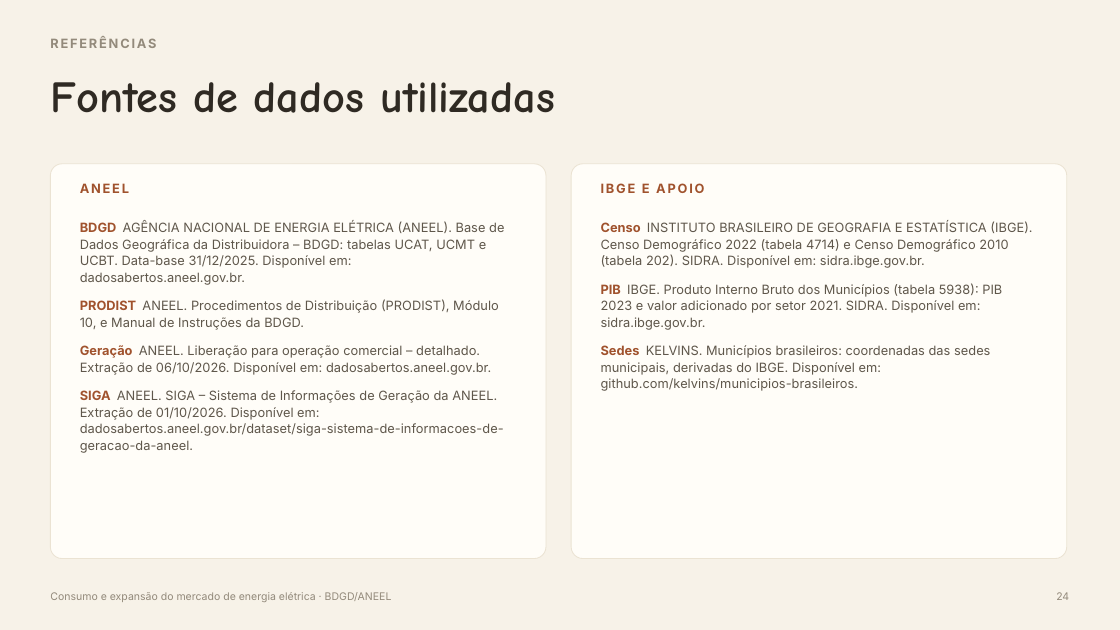
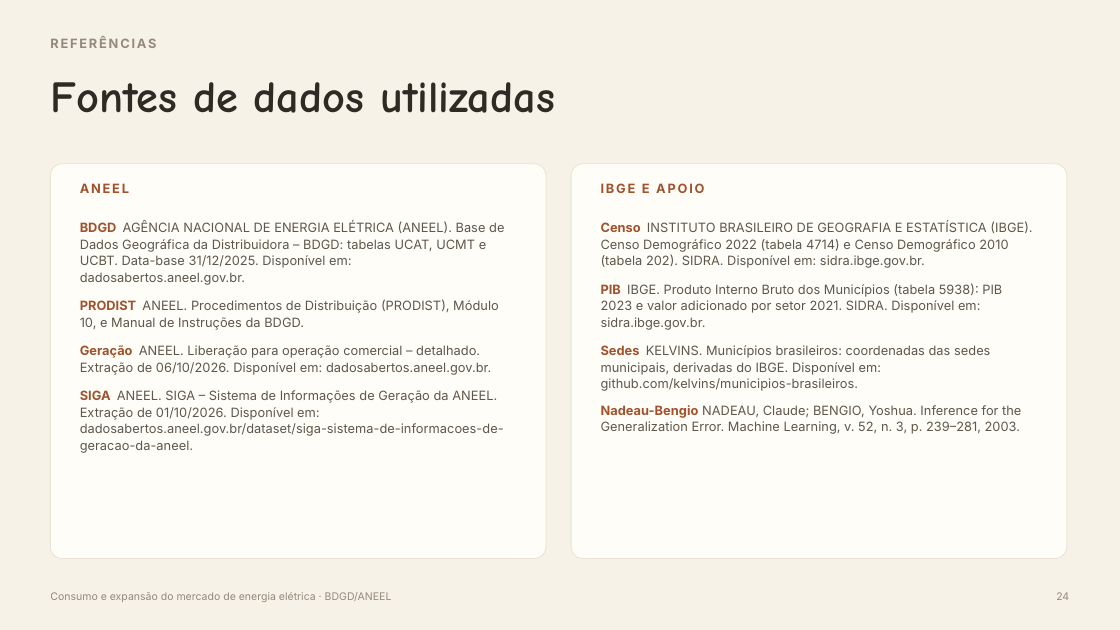
Before and after one commit to lucas-men-nobrega/TCC_projeto, a slide deck: slide 22 of apresentacao/Apresentacao_TCC_v2.pptx (slide 24 before the commit). Drawn at 1120x630 pixels with LibreOffice and Linux fonts; fonts in the diff are those of the drawing. Boxes give left, top, right and bottom in pixels: in the first picture for what was removed or moved away, otherwise in the second. Text is boxed around its words. In the diff, an @@ line names an element or a change of style, - is before the commit and + after.

```diff
--- a/apresentacao/Apresentacao_TCC_v2.pptx
+++ b/apresentacao/Apresentacao_TCC_v2.pptx
@@ text at [601, 405, 1021, 434]: paragraph added @@
+Nadeau-Bengio NADEAU, Claude; BENGIO, Yoshua. Inference for the Generalization Error. Machine Learning, v. 52, n. 3, p. 239–281, 2003.
```
Also in this commit, not shown: 16 other slides changed, 2 slides added, 3 slides removed, 4 other files.
